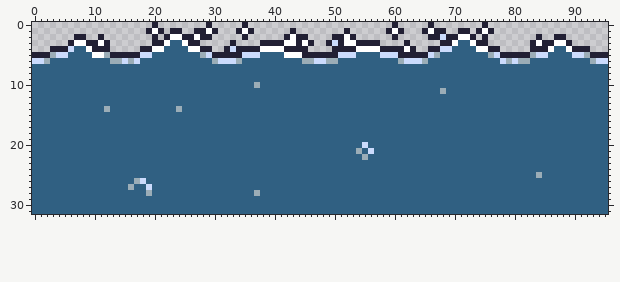
A sprite sheet gets an edit: resources/sprites/maps/water7.png. The picture above was drawn from the file before the commit.
The file is 96x32 pixels.
New version:
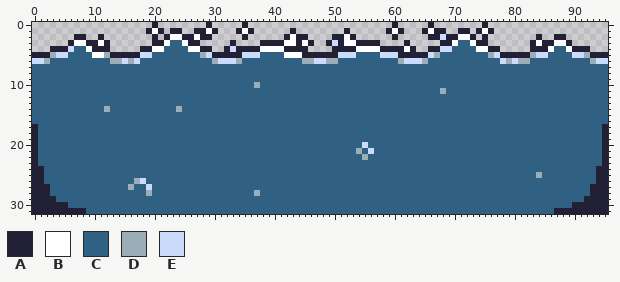
Palette (. is transparent): A #222034  B #ffffff  C #306082  D #9badb7  E #cbdbfc
Change:
@@ x 0..95 @@
 16 CCCCCCCCCCCCCCCCCCCCCCCCCCCCCCCCCCCCCCCCCCCCCCCCCCCCCCCCCCCCCCCCCCCCCCCCCCCCCCCCCCCCCCCCCCCCCCCC
-17 CCCCCCCCCCCCCCCCCCCCCCCCCCCCCCCCCCCCCCCCCCCCCCCCCCCCCCCCCCCCCCCCCCCCCCCCCCCCCCCCCCCCCCCCCCCCCCCC
-18 CCCCCCCCCCCCCCCCCCCCCCCCCCCCCCCCCCCCCCCCCCCCCCCCCCCCCCCCCCCCCCCCCCCCCCCCCCCCCCCCCCCCCCCCCCCCCCCC
-19 CCCCCCCCCCCCCCCCCCCCCCCCCCCCCCCCCCCCCCCCCCCCCCCCCCCCCCCCCCCCCCCCCCCCCCCCCCCCCCCCCCCCCCCCCCCCCCCC
-20 CCCCCCCCCCCCCCCCCCCCCCCCCCCCCCCCCCCCCCCCCCCCCCCCCCCCCCCECCCCCCCCCCCCCCCCCCCCCCCCCCCCCCCCCCCCCCCC
-21 CCCCCCCCCCCCCCCCCCCCCCCCCCCCCCCCCCCCCCCCCCCCCCCCCCCCCCDCECCCCCCCCCCCCCCCCCCCCCCCCCCCCCCCCCCCCCCC
-22 CCCCCCCCCCCCCCCCCCCCCCCCCCCCCCCCCCCCCCCCCCCCCCCCCCCCCCCDCCCCCCCCCCCCCCCCCCCCCCCCCCCCCCCCCCCCCCCC
-23 CCCCCCCCCCCCCCCCCCCCCCCCCCCCCCCCCCCCCCCCCCCCCCCCCCCCCCCCCCCCCCCCCCCCCCCCCCCCCCCCCCCCCCCCCCCCCCCC
-24 CCCCCCCCCCCCCCCCCCCCCCCCCCCCCCCCCCCCCCCCCCCCCCCCCCCCCCCCCCCCCCCCCCCCCCCCCCCCCCCCCCCCCCCCCCCCCCCC
-25 CCCCCCCCCCCCCCCCCCCCCCCCCCCCCCCCCCCCCCCCCCCCCCCCCCCCCCCCCCCCCCCCCCCCCCCCCCCCCCCCCCCCDCCCCCCCCCCC
-26 CCCCCCCCCCCCCCCCCDECCCCCCCCCCCCCCCCCCCCCCCCCCCCCCCCCCCCCCCCCCCCCCCCCCCCCCCCCCCCCCCCCCCCCCCCCCCCC
-27 CCCCCCCCCCCCCCCCDCCECCCCCCCCCCCCCCCCCCCCCCCCCCCCCCCCCCCCCCCCCCCCCCCCCCCCCCCCCCCCCCCCCCCCCCCCCCCC
-28 CCCCCCCCCCCCCCCCCCCDCCCCCCCCCCCCCCCCCDCCCCCCCCCCCCCCCCCCCCCCCCCCCCCCCCCCCCCCCCCCCCCCCCCCCCCCCCCC
-29 CCCCCCCCCCCCCCCCCCCCCCCCCCCCCCCCCCCCCCCCCCCCCCCCCCCCCCCCCCCCCCCCCCCCCCCCCCCCCCCCCCCCCCCCCCCCCCCC
-30 CCCCCCCCCCCCCCCCCCCCCCCCCCCCCCCCCCCCCCCCCCCCCCCCCCCCCCCCCCCCCCCCCCCCCCCCCCCCCCCCCCCCCCCCCCCCCCCC
-31 CCCCCCCCCCCCCCCCCCCCCCCCCCCCCCCCCCCCCCCCCCCCCCCCCCCCCCCCCCCCCCCCCCCCCCCCCCCCCCCCCCCCCCCCCCCCCCCC
+17 ACCCCCCCCCCCCCCCCCCCCCCCCCCCCCCCCCCCCCCCCCCCCCCCCCCCCCCCCCCCCCCCCCCCCCCCCCCCCCCCCCCCCCCCCCCCCCCA
+18 ACCCCCCCCCCCCCCCCCCCCCCCCCCCCCCCCCCCCCCCCCCCCCCCCCCCCCCCCCCCCCCCCCCCCCCCCCCCCCCCCCCCCCCCCCCCCCCA
+19 ACCCCCCCCCCCCCCCCCCCCCCCCCCCCCCCCCCCCCCCCCCCCCCCCCCCCCCCCCCCCCCCCCCCCCCCCCCCCCCCCCCCCCCCCCCCCCCA
+20 ACCCCCCCCCCCCCCCCCCCCCCCCCCCCCCCCCCCCCCCCCCCCCCCCCCCCCCECCCCCCCCCCCCCCCCCCCCCCCCCCCCCCCCCCCCCCCA
+21 ACCCCCCCCCCCCCCCCCCCCCCCCCCCCCCCCCCCCCCCCCCCCCCCCCCCCCDCECCCCCCCCCCCCCCCCCCCCCCCCCCCCCCCCCCCCCCA
+22 ACCCCCCCCCCCCCCCCCCCCCCCCCCCCCCCCCCCCCCCCCCCCCCCCCCCCCCDCCCCCCCCCCCCCCCCCCCCCCCCCCCCCCCCCCCCCCCA
+23 ACCCCCCCCCCCCCCCCCCCCCCCCCCCCCCCCCCCCCCCCCCCCCCCCCCCCCCCCCCCCCCCCCCCCCCCCCCCCCCCCCCCCCCCCCCCCCCA
+24 AACCCCCCCCCCCCCCCCCCCCCCCCCCCCCCCCCCCCCCCCCCCCCCCCCCCCCCCCCCCCCCCCCCCCCCCCCCCCCCCCCCCCCCCCCCCCAA
+25 AACCCCCCCCCCCCCCCCCCCCCCCCCCCCCCCCCCCCCCCCCCCCCCCCCCCCCCCCCCCCCCCCCCCCCCCCCCCCCCCCCCDCCCCCCCCCAA
+26 AACCCCCCCCCCCCCCCDECCCCCCCCCCCCCCCCCCCCCCCCCCCCCCCCCCCCCCCCCCCCCCCCCCCCCCCCCCCCCCCCCCCCCCCCCCCAA
+27 AAACCCCCCCCCCCCCDCCECCCCCCCCCCCCCCCCCCCCCCCCCCCCCCCCCCCCCCCCCCCCCCCCCCCCCCCCCCCCCCCCCCCCCCCCCAAA
+28 AAACCCCCCCCCCCCCCCCDCCCCCCCCCCCCCCCCCDCCCCCCCCCCCCCCCCCCCCCCCCCCCCCCCCCCCCCCCCCCCCCCCCCCCCCCCAAA
+29 AAAACCCCCCCCCCCCCCCCCCCCCCCCCCCCCCCCCCCCCCCCCCCCCCCCCCCCCCCCCCCCCCCCCCCCCCCCCCCCCCCCCCCCCCCCAAAA
+30 AAAAAACCCCCCCCCCCCCCCCCCCCCCCCCCCCCCCCCCCCCCCCCCCCCCCCCCCCCCCCCCCCCCCCCCCCCCCCCCCCCCCCCCCCAAAAAA
+31 AAAAAAAAACCCCCCCCCCCCCCCCCCCCCCCCCCCCCCCCCCCCCCCCCCCCCCCCCCCCCCCCCCCCCCCCCCCCCCCCCCCCCCAAAAAAAAA
Where, in picture pixels (left, top, right, bottom), the same in both pictures:
changed: (32, 124, 86, 214)
changed: (554, 124, 608, 214)
